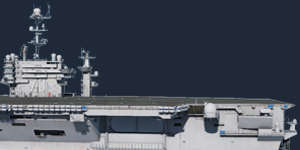
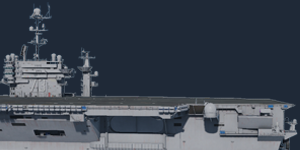
Layered file, before and after one edit (w=300, h=150). Changes by layer:
"Layer 1": opacity 100% → 75% over (0, 2, 298, 150)
